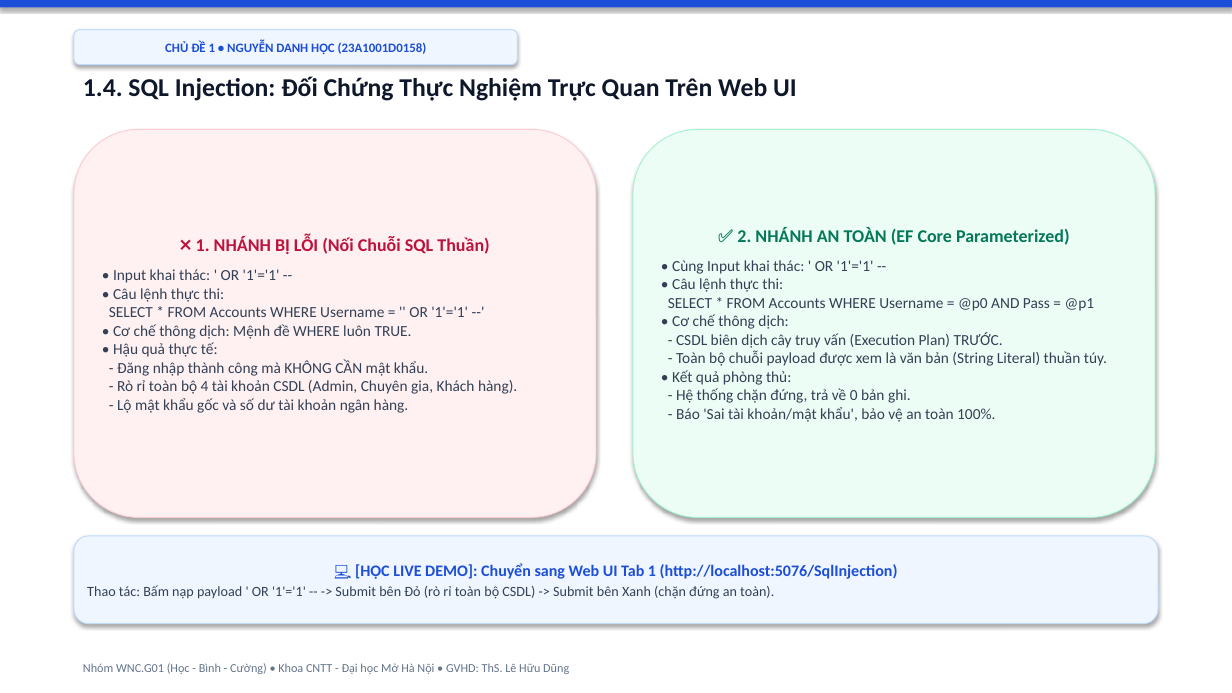
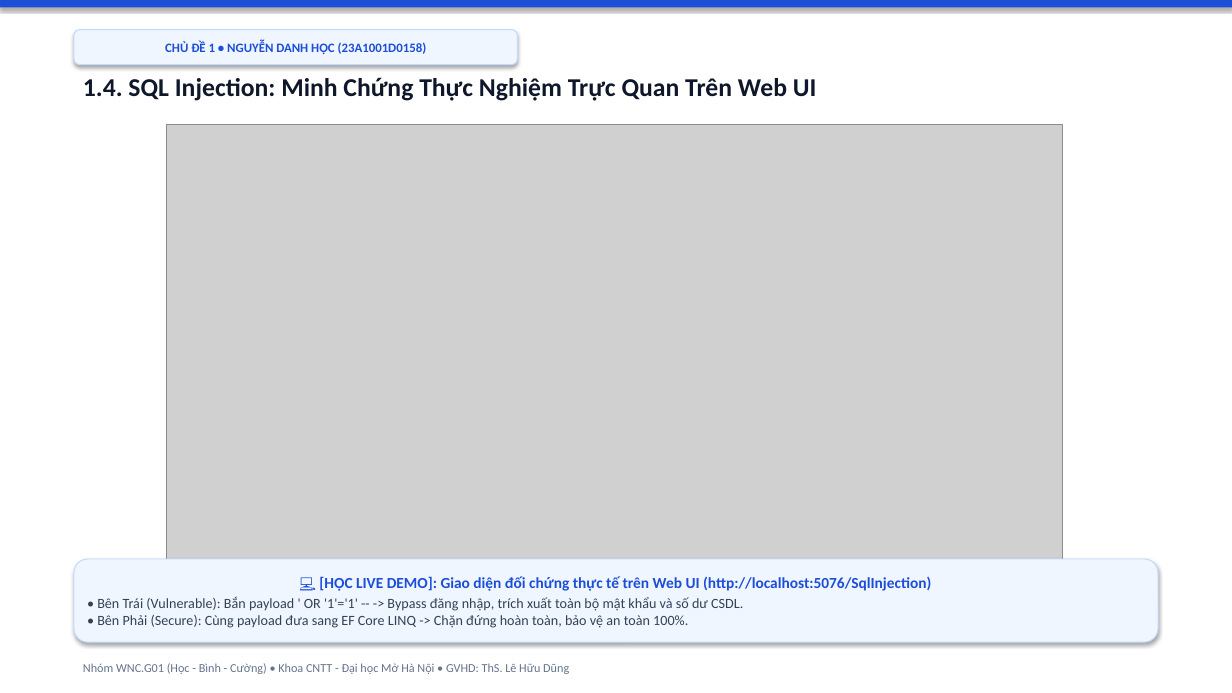
Before and after one commit to hocjsoo/OWASP_Demo, a slide deck: slide 6 of Slide_OWASP_Top3_Nhom_WNC_G01.pptx. Drawn at 1232x693 pixels with LibreOffice and Linux fonts; fonts in the diff are those of the drawing; grey boxes stand for pictures. Boxes give left, top, right and bottom in pixels: in the first picture for what was removed or moved away, otherwise in the second. Text is boxed around its words. In the diff, an @@ line names an element or a change of style, - is before the commit and + after.

Commit message:
feat: embed genuine live demo screenshots into slide 6 (SQLi), slide 12 (XSS), and slide 17 (CSRF) for perfect visual evidence

```diff
--- a/Slide_OWASP_Top3_Nhom_WNC_G01.pptx
+++ b/Slide_OWASP_Top3_Nhom_WNC_G01.pptx
@@ text at bbox=[83, 77, 817, 101]: text changed @@
-1.4. SQL Injection: Đối Chứng Thực Nghiệm Trực Quan Trên Web UI
+1.4. SQL Injection: Minh Chứng Thực Nghiệm Trực Quan Trên Web UI
@@ rounded rectangle removed at bbox=[74, 129, 596, 518] @@
-❌ 1. NHÁNH BỊ LỖI (Nối Chuỗi SQL Thuần)
-• Input khai thác: ' OR '1'='1' --
-• Câu lệnh thực thi:
-SELECT * FROM Accounts WHERE Username = '' OR '1'='1' --'
-• Cơ chế thông dịch: Mệnh đề WHERE luôn TRUE.
-• Hậu quả thực tế:
-- Đăng nhập thành công mà KHÔNG CẦN mật khẩu.
-- Rò rỉ toàn bộ 4 tài khoản CSDL (Admin, Chuyên gia, Khách hàng).
-- Lộ mật khẩu gốc và số dư tài khoản ngân hàng.
@@ picture added at bbox=[166, 125, 1063, 604] @@
@@ rounded rectangle removed at bbox=[633, 129, 1155, 518] @@
-✅ 2. NHÁNH AN TOÀN (EF Core Parameterized)
-• Cùng Input khai thác: ' OR '1'='1' --
-• Câu lệnh thực thi:
-SELECT * FROM Accounts WHERE Username = @p0 AND Pass = @p1
-• Cơ chế thông dịch:
-- CSDL biên dịch cây truy vấn (Execution Plan) TRƯỚC.
-- Toàn bộ chuỗi payload được xem là văn bản (String Literal) thuần túy.
-• Kết quả phòng thủ:
-- Hệ thống chặn đứng, trả về 0 bản ghi.
-- Báo 'Sai tài khoản/mật khẩu', bảo vệ an toàn 100%.
@@ rounded rectangle "💻 [HỌC LIVE DEMO]: Giao ...": place and size @@
-rounded rectangle "💻 [HỌC LIVE DEMO]: Giao ..." at bbox=[74, 536, 1158, 624]
+rounded rectangle "💻 [HỌC LIVE DEMO]: Giao ..." at bbox=[74, 559, 1158, 642]
@@ text in rounded rectangle at bbox=[97, 576, 931, 628]: text changed @@
-💻 [HỌC LIVE DEMO]: Chuyển sang Web UI Tab 1 (http://localhost:5076/SqlInjection)
-Thao tác: Bấm nạp payload ' OR '1'='1' -- -> Submit bên Đỏ (rò rỉ toàn bộ CSDL) -> Submit bên Xanh (chặn đứng an toàn).
+💻 [HỌC LIVE DEMO]: Giao diện đối chứng thực tế trên Web UI (http://localhost:5076/SqlInjection)
+• Bên Trái (Vulnerable): Bắn payload ' OR '1'='1' -- -> Bypass đăng nhập, trích xuất toàn bộ mật khẩu và số dư CSDL.
+• Bên Phải (Secure): Cùng payload đưa sang EF Core LINQ -> Chặn đứng hoàn toàn, bảo vệ an toàn 100%.
```
Also in this commit, not shown: 1 other slide changed, 7 other files.
